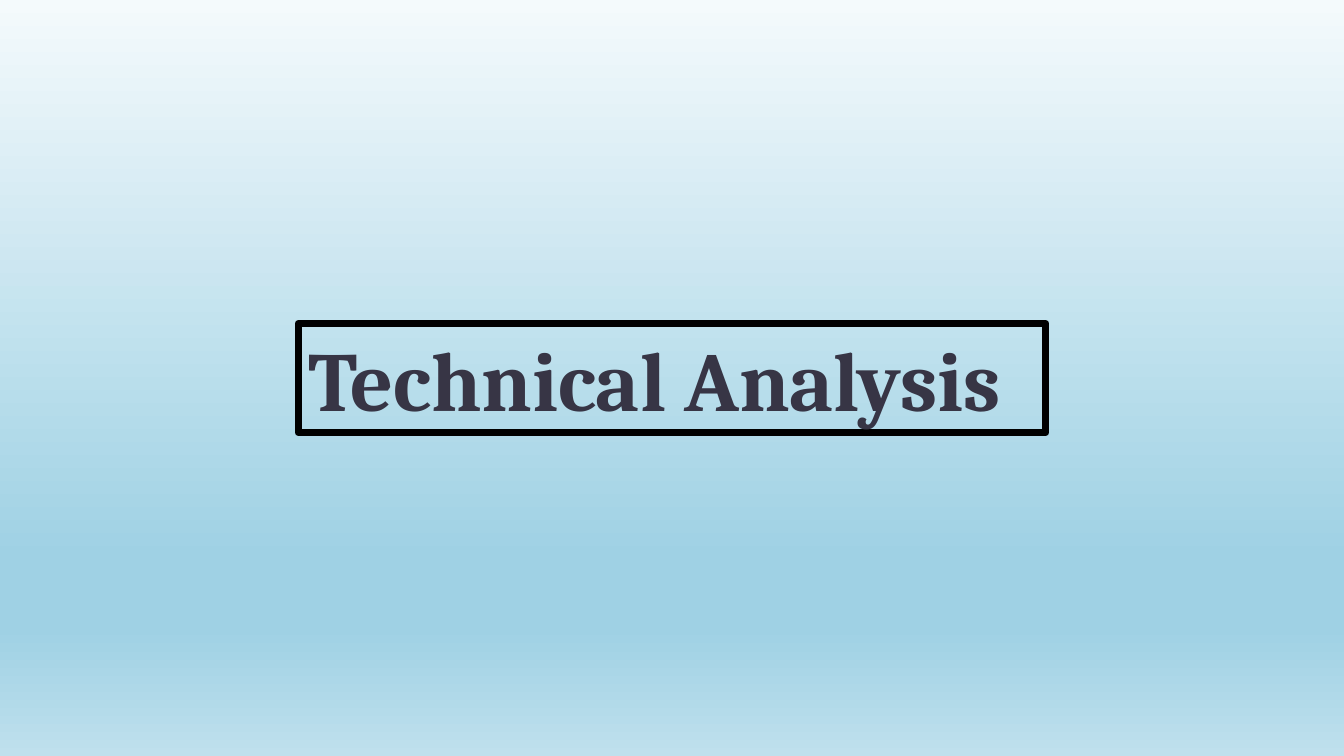
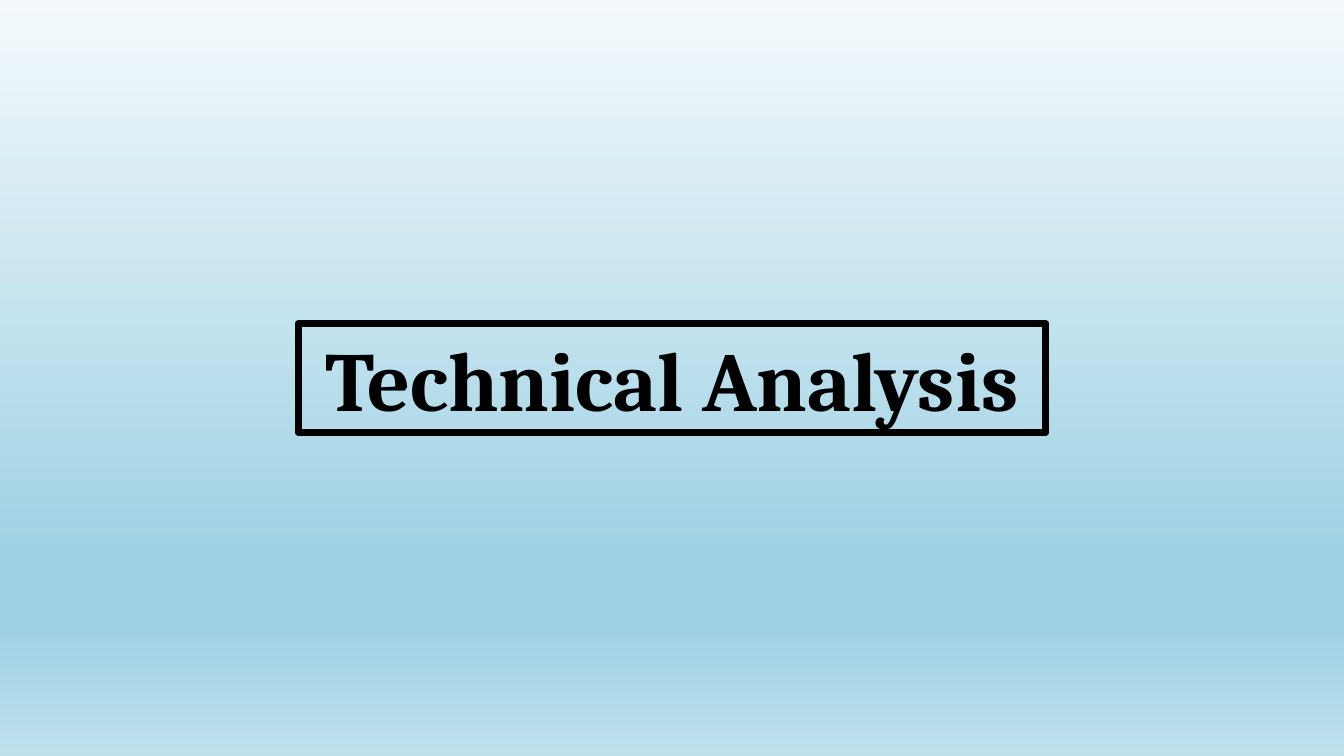
Before and after one commit to JaySiu/Investment-Information-Feed-System, a slide deck: slide 5 of doc/Project Idea Introdution.pptx. Drawn at 1344x756 pixels with LibreOffice and Linux fonts; fonts in the diff are those of the drawing; background and template pictures are left out. Boxes give left, top, right and bottom in pixels: in the first picture for what was removed or moved away, otherwise in the second. Text is boxed around its words. In the diff, an @@ line names an element or a change of style, - is before the commit and + after.

```diff
--- a/doc/Project Idea Introdution.pptx
+++ b/doc/Project Idea Introdution.pptx
@@ title "Technical Analysis" at (298,324,1047,433): text colour #373545 to #000000; alignment left to centre @@
```
Also in this commit, not shown: 11 other slides changed, 6 slides added, 12 other files.
